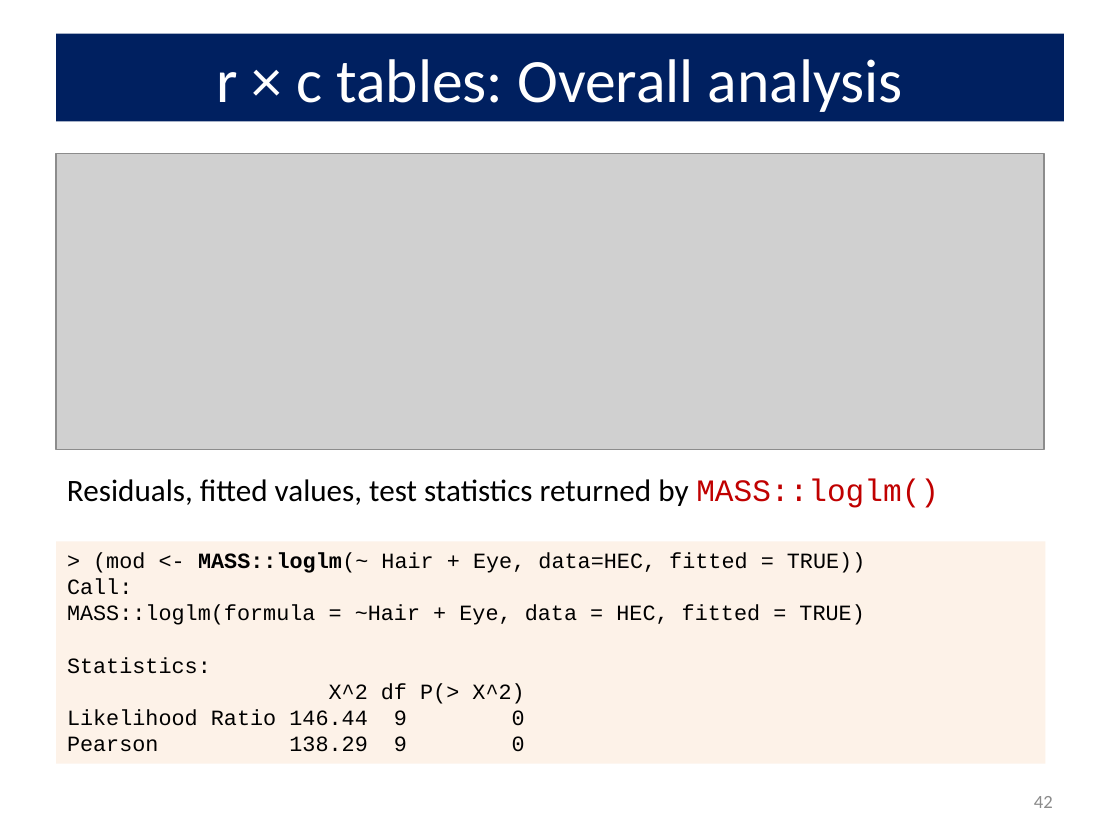
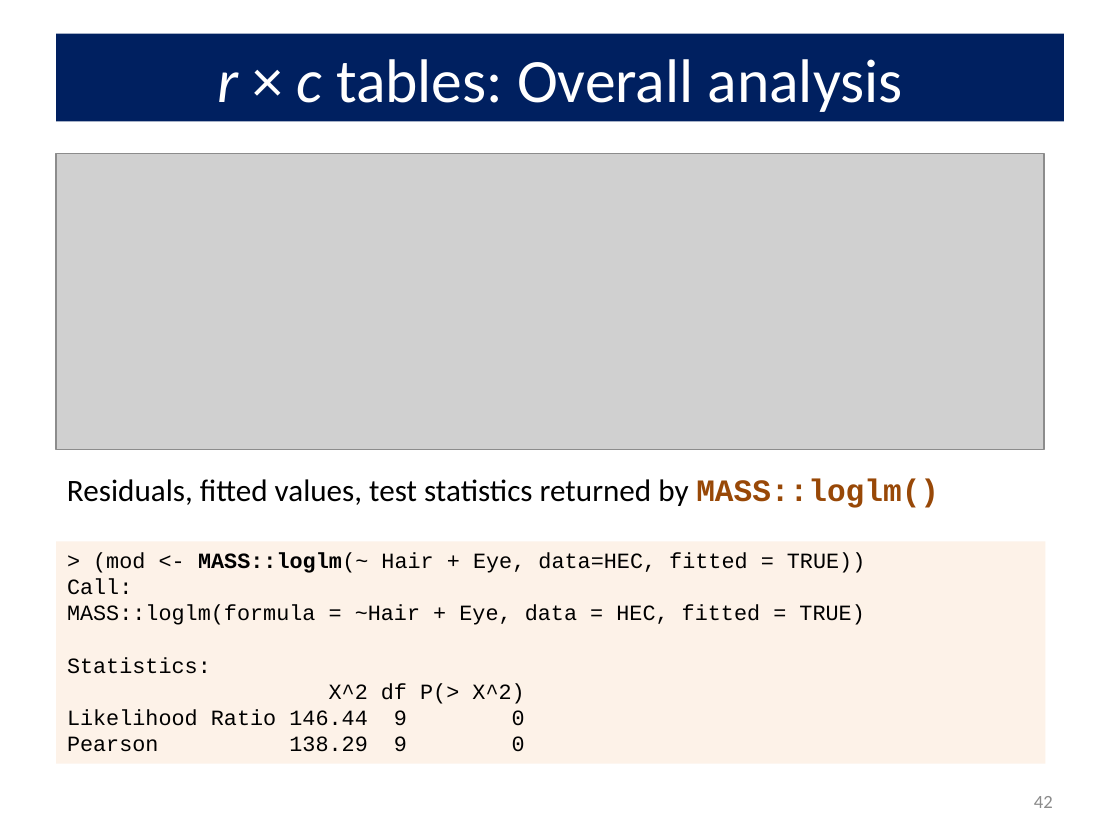
Before and after one commit to friendly/psy6136, a slide deck: slide 42 of lectures/03-Twoway1.pptx. Drawn at 1120x840 pixels with LibreOffice and Linux fonts; fonts in the diff are those of the drawing; grey boxes stand for pictures. Boxes give left, top, right and bottom in pixels: in the first picture for what was removed or moved away, otherwise in the second. Text is boxed around its words. In the diff, an @@ line names an element or a change of style, - is before the commit and + after.

```diff
--- a/lectures/03-Twoway1.pptx
+++ b/lectures/03-Twoway1.pptx
@@ title "r × c tables: Overall ..." at [56, 34, 1064, 121]: italic on in "r c" @@
@@ text "Residuals, fitted values, test statistics ..." at [67, 479, 939, 508]: text colour #C00000 to #984807, bold on in "MASS::loglm()" @@
```
Also in this commit, not shown: 6 other slides changed, 12 other files.
